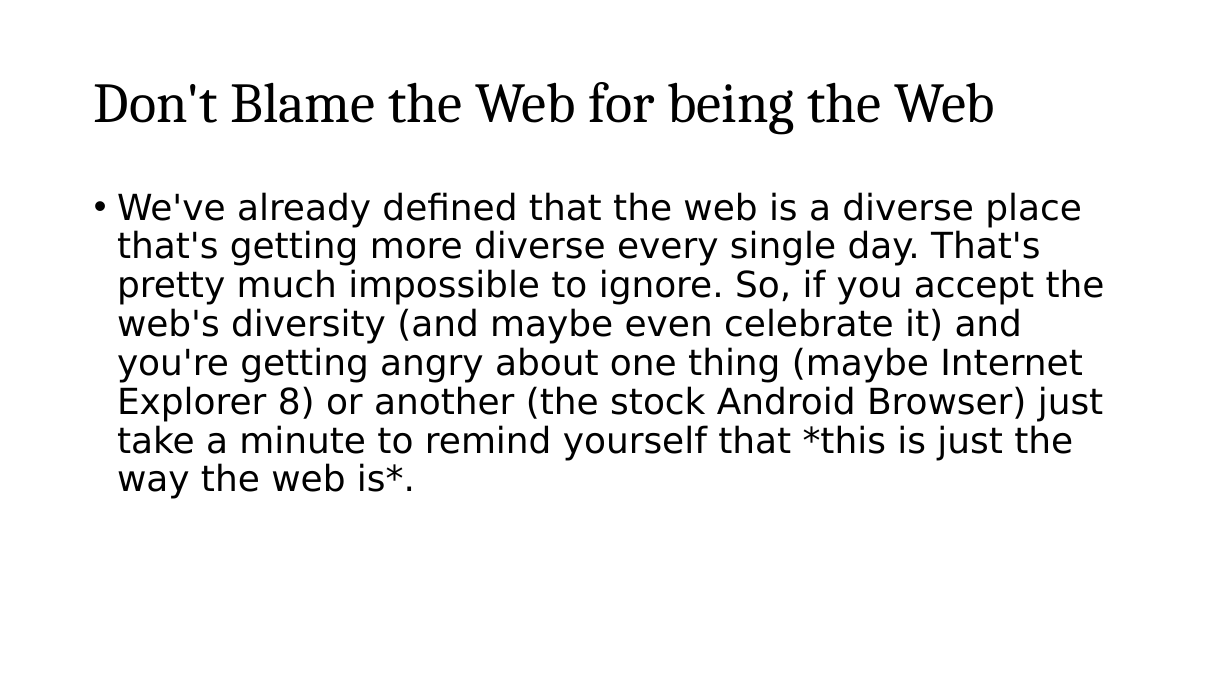
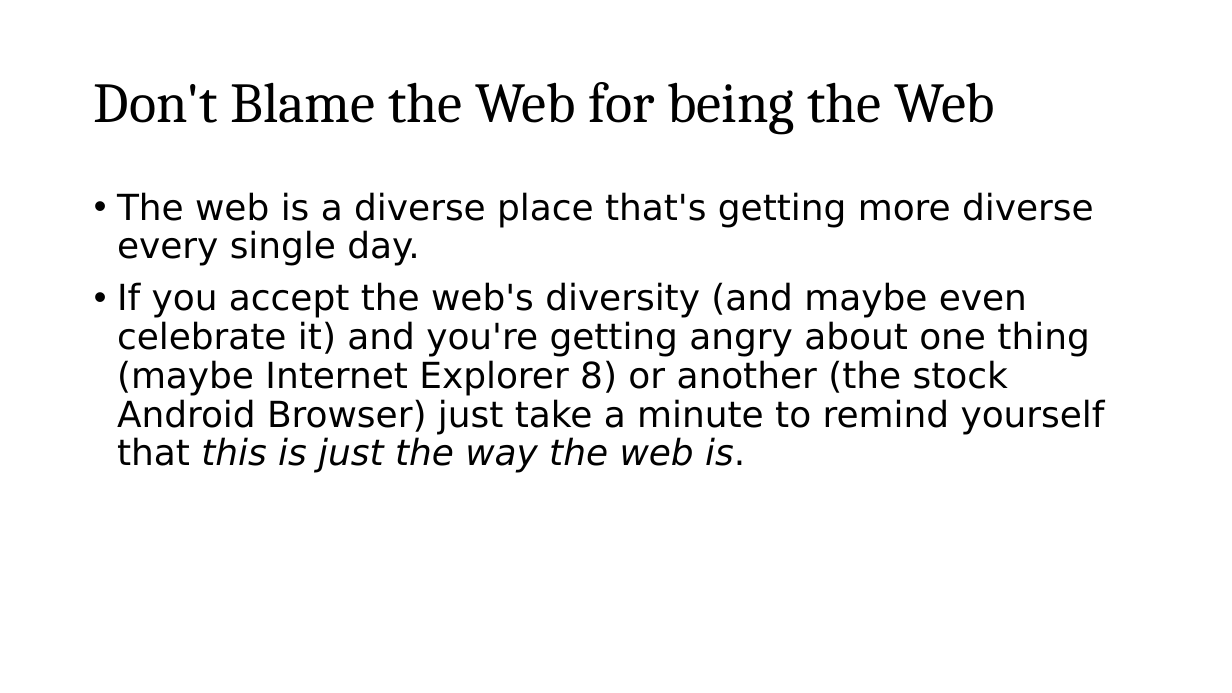
Before and after one commit to roblarsen/rob-larsen-presentations, a slide deck: slide 17 of wild-world-web.pptx. Drawn at 1232x693 pixels with LibreOffice and Linux fonts; fonts in the diff are those of the drawing; background and template pictures are left out. Boxes give left, top, right and bottom in pixels: in the first picture for what was removed or moved away, otherwise in the second. Text is boxed around its words. In the diff, an @@ line names an element or a change of style, - is before the commit and + after.

```diff
--- a/wild-world-web.pptx
+++ b/wild-world-web.pptx
@@ text at (x1=117, y1=192, x2=1105, y2=473): text changed @@
-• We've already defined that the web is a diverse place that's getting more diverse every single day. That's pretty much impossible to ignore. So, if you accept the web's diversity (and maybe even celebrate it) and you're getting angry about one thing (maybe Internet Explorer 8) or another (the stock Android Browser) just take a minute to remind yourself that *this is just the way the web is*.
+• The web is a diverse place that's getting more diverse every single day.
+• If you accept the web's diversity (and maybe even celebrate it) and you're getting angry about one thing (maybe Internet Explorer 8) or another (the stock Android Browser) just take a minute to remind yourself that this is just the way the web is.
```
Also in this commit, not shown: 12 other slides changed, 4 slides added, 1 slide removed.
